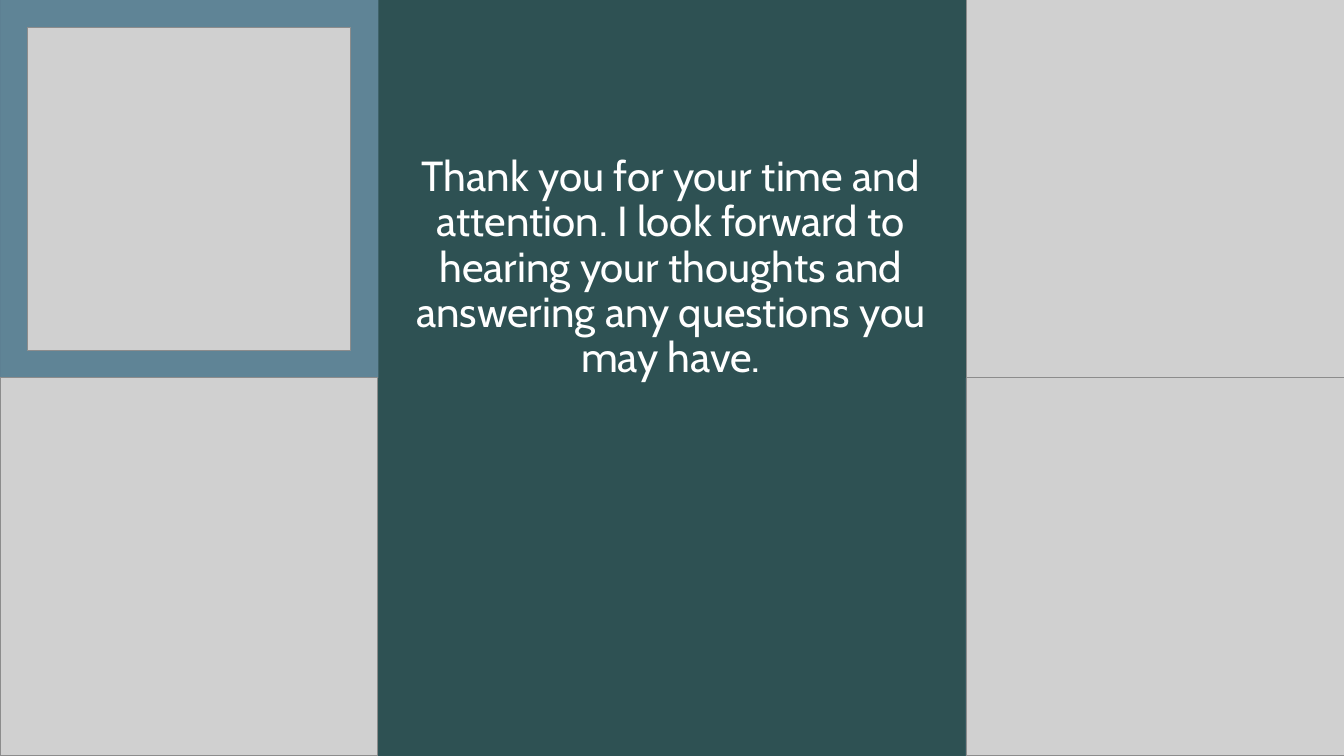
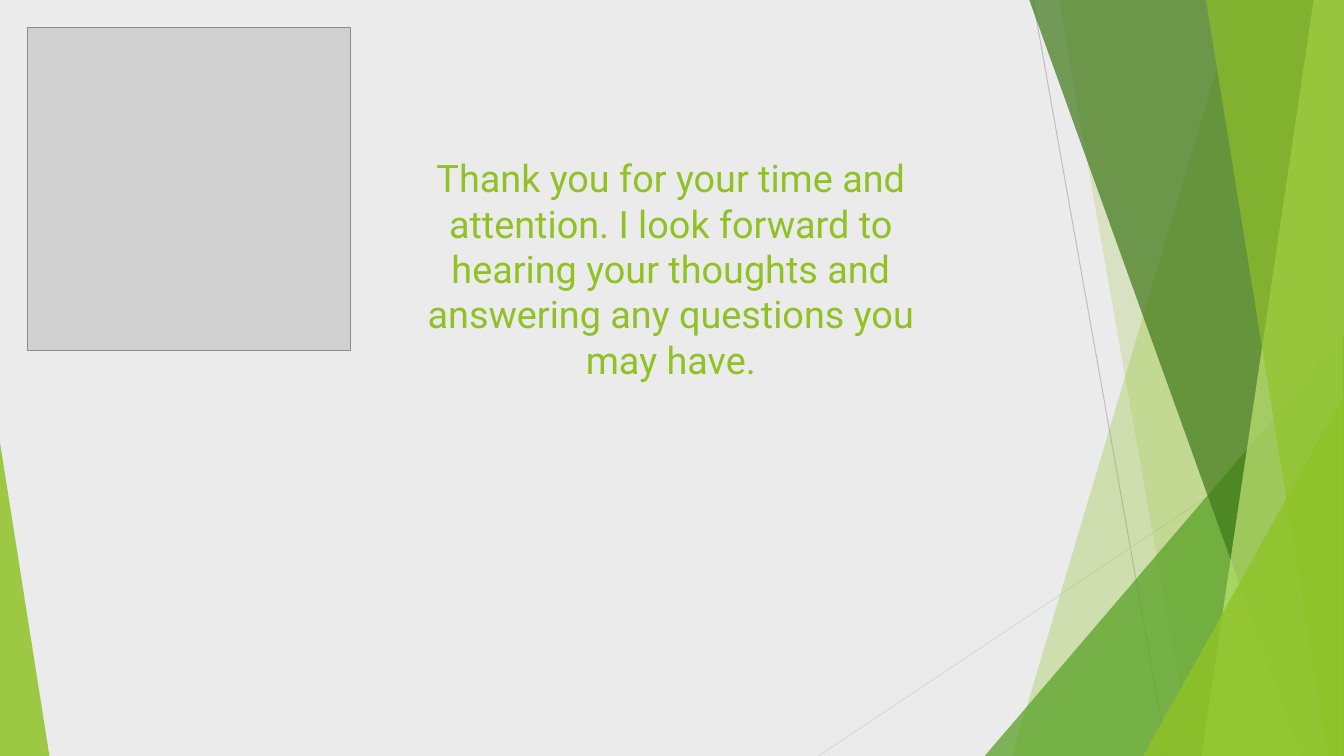
Before and after one commit to bhazeltn/Globox_AB_Project, a slide deck: slide 10 of Globox.pptx. Drawn at 1344x756 pixels with LibreOffice and Linux fonts; fonts in the diff are those of the drawing; grey boxes stand for pictures. Boxes give left, top, right and bottom in pixels: in the first picture for what was removed or moved away, otherwise in the second. Text is boxed around its words. In the diff, an @@ line names an element or a change of style, - is before the commit and + after.

```diff
--- a/Globox.pptx
+++ b/Globox.pptx
@@ background #213A3B to #EBEBEB @@
@@ rectangle removed at (x1=0, y1=0, x2=1344, y2=756) @@
@@ rectangle removed at (x1=0, y1=0, x2=1344, y2=756) @@
@@ rectangle removed at (x1=0, y1=0, x2=378, y2=378) @@
@@ rectangle removed at (x1=966, y1=0, x2=1344, y2=378) @@
@@ picture removed at (x1=967, y1=0, x2=1344, y2=378) @@
@@ title "Thank you for your time ..." at (x1=428, y1=163, x2=914, y2=382): size 30 to 27 pt, font Cabin to Roboto, text colour #FFFFFF to #90C226; line spacing 0.9 to 1 @@
@@ rectangle removed at (x1=0, y1=378, x2=379, y2=756) @@
@@ picture removed at (x1=0, y1=378, x2=378, y2=756) @@
@@ rectangle removed at (x1=966, y1=378, x2=1344, y2=756) @@
@@ picture removed at (x1=967, y1=378, x2=1344, y2=756) @@
@@ group added at (x1=0, y1=0, x2=1344, y2=756): 5 freeform shapes, 3 triangles, 2 lines @@
```
Also in this commit, not shown: 9 other slides changed, 5 other files.
